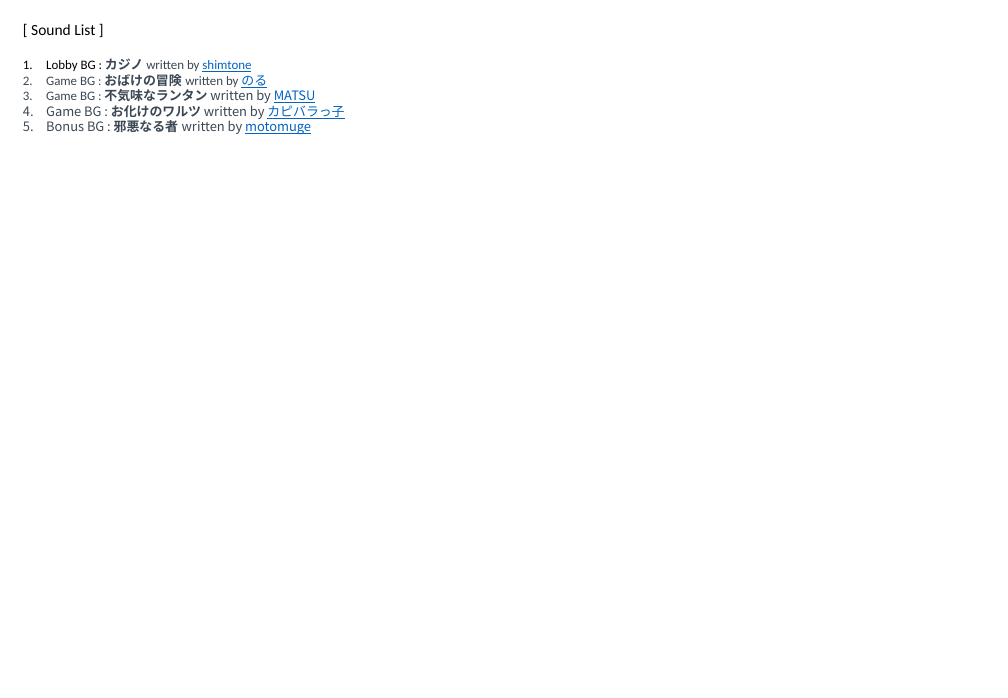
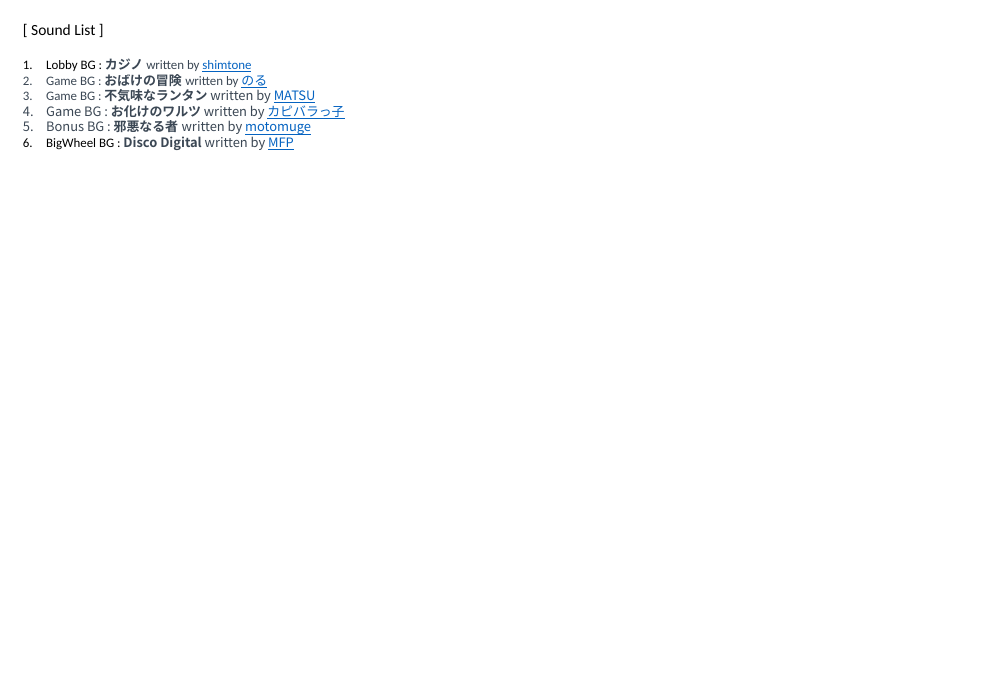
Before and after one commit to SuperVeigar/SlotMachine, a slide deck: slide 8 of 00_Documents/Proposal_RockCLimber.pptx. Drawn at 1008x698 pixels with LibreOffice and Linux fonts; fonts in the diff are those of the drawing. Boxes give left, top, right and bottom in pixels: in the first picture for what was removed or moved away, otherwise in the second. Text is boxed around its words. In the diff, an @@ line names an element or a change of style, - is before the commit and + after.

Commit message:
221118_Uploaded / BigWheel is done. Free is on going

```diff
--- a/00_Documents/Proposal_RockCLimber.pptx
+++ b/00_Documents/Proposal_RockCLimber.pptx
@@ text at bbox=[46, 133, 294, 150]: paragraph added @@
+6. BigWheel BG : Disco Digital written by MFP
```
Also in this commit, not shown: 6 other files.
